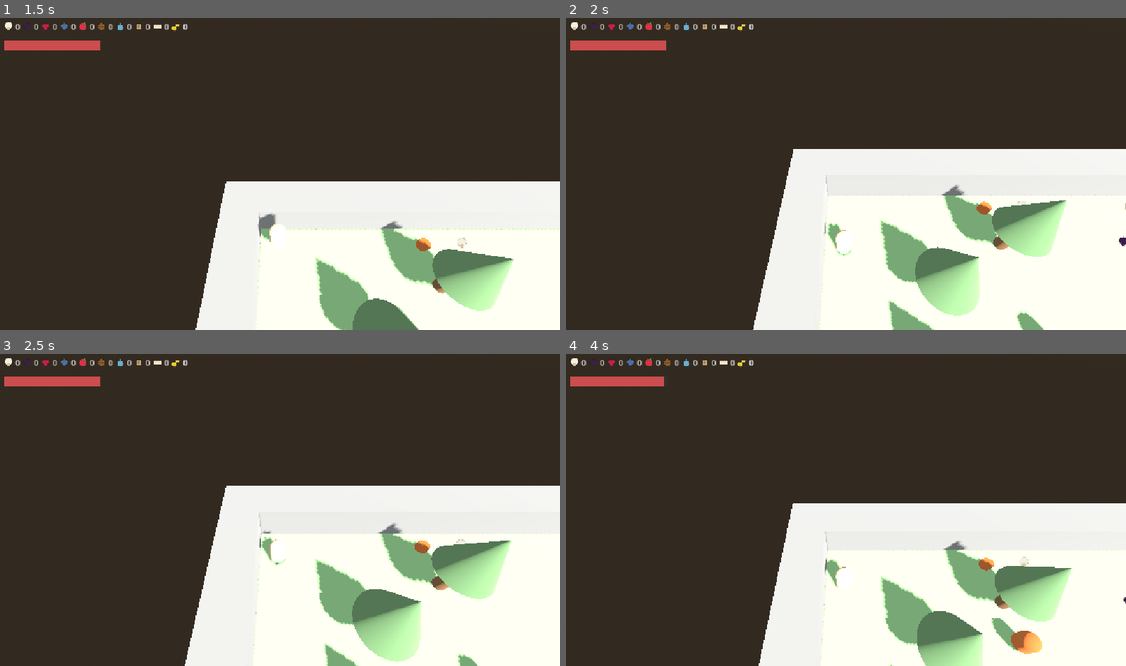
Above: before the commit, frames 1-4 (two rows, left to right).
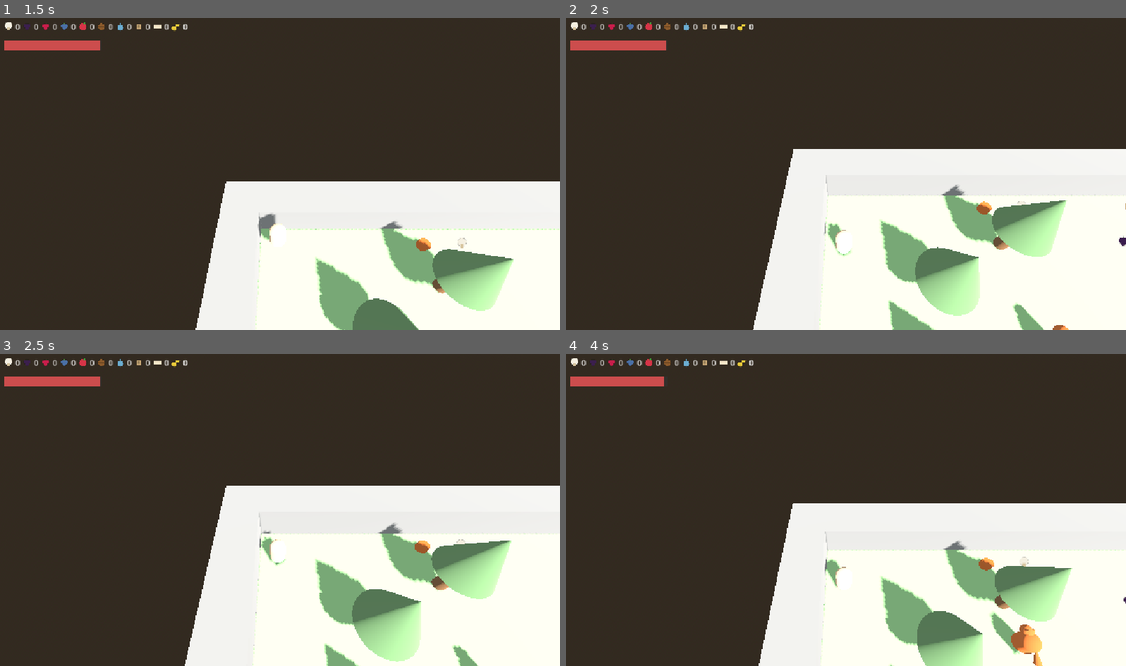
Above: after the commit, the same moments.

Repository: sirdik/zola-game-1
Game: Godot game, scene res://game/world/Forest.tscn
Two runs of this game, one before a commit and one after it. Both use one fixed random seed, a clock stepped at 60 frames per second and the inputs below.
Inputs:
- Up to frame 1 (1.5 s): tap Enter (p1_action) at 0.5, 0.6, 1.35 s; hold Up (p1_move_forward) 0.53-1.28 s; tap Space (p1_jump) at 0.77 s; hold Down (p1_move_back) from 1.28 s (still down)
- Up to frame 2 (2 s): keep holding Down (p1_move_back); tap Space (p1_jump) at 1.52 s
- Up to frame 3 (2.5 s): release Down (p1_move_back) at 2.03 s; hold Up (p1_move_forward) from 2.03 s (still down); tap Enter (p1_action) at 2.1 s
- Up to frame 4 (4 s): tap Enter (p1_action) at 2.85, 3.6 s; tap Space (p1_jump) at 3.02, 3.77 s; release Up (p1_move_forward) at 3.53 s; hold Down (p1_move_back) from 3.53 s (still down)

Frame 1 is identical in both runs. In frame 2, 0.1% of the frame differs, in the area x 79-90%, y 91-100%; in frame 3, less than 0.1%; in frame 4, 0.2%, in the area x 75-86%, y 82-100%.

Commit message:
Give animals distinguishing shapes and make petting restore energy
Each animal now has a head plus a species feature built from simple
primitives (level_loader.gd's _spawn_animal, driven by a new "shape"
field in data/animals.json): fox gets pointed ears and a tail, wolf
gets bigger ears, deer gets ears and antlers, bear gets round ears and
a bigger head. Unset/unknown shapes still get a plain head, matching
the project's defensive-default convention.

Petting a friendly animal now restores energy as if the player ate
mushroom soup — animal.gd looks up "mushroom_soup" from the Recipes
autoload (falling back to a fixed value if that recipe is ever
renamed/removed) rather than hardcoding the amount, so it stays in
sync with recipe tuning.

Co-Authored-By: Claude Sonnet 5 <noreply@anthropic.com>
Claude-Session: https://claude.ai/code/session_014rTmxJaND9vaABnW6Byv9U

Diff:
--- a/data/animals.json
+++ b/data/animals.json
@@ -1,8 +1,8 @@
 {
   "animals": [
-    { "id": "fox", "name": "Liška", "map_char": "x", "color": "#E07A3E", "aggressive": false, "move_speed": 1.5, "wander_radius": 4.0, "notice_radius": 4.0, "pet_radius": 1.5 },
-    { "id": "wolf", "name": "Vlk", "map_char": "w", "color": "#6E6E6E", "aggressive": false, "move_speed": 1.5, "wander_radius": 4.0, "notice_radius": 4.0, "pet_radius": 1.5 },
-    { "id": "deer", "name": "Srnka", "map_char": "d", "color": "#A9754F", "aggressive": false, "move_speed": 1.8, "wander_radius": 5.0, "notice_radius": 5.0, "pet_radius": 1.5 },
-    { "id": "bear", "name": "Medvěd", "map_char": "B", "color": "#5C4028", "aggressive": true, "move_speed": 1.2, "w …(239 unchanged characters)…
+    { "id": "fox", "name": "Liška", "map_char": "x", "color": "#E07A3E", "shape": "fox", "aggressive": false, "move_speed": 1.5, "wander_radius": 4.0, "notice_radius": 4.0, "pet_radius": 1.5 },
+    { "id": "wolf", "name": "Vlk", "map_char": "w", "color": "#6E6E6E", "shape": "wolf", "aggressive": false, "move_speed": 1.5, "wander_radius": 4.0, "notice_radius": 4.0, "pet_radius": 1.5 },
+    { "id": "deer", "name": "Srnka", "map_char": "d", "color": "#A9754F", "shape": "deer", "aggressive": false, "move_speed": 1.8, "wander_radius": 5.0, "notice_radius": 5.0, "pet_radius": 1.5 },
+    { "id": "bear", "name": "Medvěd", "map_char": "B", "color": "#5C4028", "shape": "bear", "aggressive": true, "move_speed": 1.2, "w …(239 unchanged characters)…
   ]
 }
--- a/game/animals/animal.gd
+++ b/game/animals/animal.gd
@@ -10,6 +10,8 @@
 const HOP_SCALE := Vector3(1.2, 0.8, 1.2)
 const CALM_TIME := 5.0
 const PET_COOLDOWN := 0.4
+const PET_ENERGY_RECIPE := "mushroom_soup"
+const PET_ENERGY_FALLBACK := 40.0
 
 var animal_id: String = ""
 var aggressive: bool = false
@@ -159,6 +161,7 @@
 	if _distance_to_player() <= pet_radius and _pet_cooldown <= 0.0 and not Game.ui_blocking and Input.is_action_just_pressed("p1_action"):
 		_play_pet_effect()
 		_pet_cooldown = PET_COOLDOWN
+		Game.restore(Recipes.get_by_id(PET_ENERGY_RECIPE).get("energy_cooked", PET_ENERGY_FALLBACK))
 
 func _play_pet_effect() -> void:
 	var hop := create_tween()
--- a/game/world/level_loader.gd
+++ b/game/world/level_loader.gd
@@ -286,10 +286,13 @@
 	mesh_instance.name = "Mesh"
 	mesh_instance.mesh = mesh
 	mesh_instance.position = Vector3(0, 0.6, 0)
-	var material := StandardMaterial3D.new()
-	material.albedo_color = Color.html(animal_data["color"])
+	var color := Color.html(animal_data["color"])
+	var material := StandardMaterial3D.new()
+	material.albedo_color = color
 	mesh_instance.material_override = material
 	animal.add_child(mesh_instance)
+
+	_add_animal_features(animal, animal_data.get("shape", "generic"), color)
 
 	var nav_agent := NavigationAgent3D.new()
 	nav_agent.name = "NavigationAgent3D"
@@ -314,6 +317,80 @@
 
 	add_child(animal)
 
+func _add_animal_features(animal: CharacterBody3D, shape_name: String, color: Color) -> void:
+	var material := StandardMaterial3D.new()
+	material.albedo_color = color
+
+	var head_radius := 0.32 if shape_name == "bear" else 0.24
+	var head_mesh := SphereMesh.new()
+	head_mesh.radius = head_radius
+	head_mesh.height = head_radius * 2.0
+	var head := MeshInstance3D.new()
+	head.mesh = head_mesh
+	head.position = Vector3(0, 1.0, -0.35)
+	head.material_override = material
+	animal.add_child(head)
+
+	match shape_name:
+		"fox":
+			_add_cone_ears(animal, material, 0.08, 0.16)
+			_add_tail(animal, material)
+		"wolf":
+			_add_cone_ears(animal, material, 0.09, 0.2)
+		"deer":
+			_add_cone_ears(animal, material, 0.06, 0.14)
+			_add_antlers(animal, material)
+		"bear":
+			_add_round_ears(animal, material)
+
+func _add_cone_ears(animal: CharacterBody3D, material: StandardMaterial3D, radius: float, height: float) -> void:
+	for side in [-1.0, 1.0]:
+		var ear_mesh := CylinderMesh.new()
+		ear_mesh.top_radius = 0.0
+		ear_mesh.bottom_radius = radius
+		ear_mesh.height = height
+		var ear := MeshInstance3D.new()
+		ear.mesh = ear_mesh
+		ear.position = Vector3(side * 0.13, 1.22, -0.35)
+		ear.material_override = material
+		animal.add_child(ear)
+
+func _add_round_ears(animal: CharacterBody3D, material: StandardMaterial3D) -> void:
+	for side in [-1.0, 1.0]:
+		var ear_mesh := SphereMesh.new()
+		ear_mesh.radius = 0.1
+		ear_mesh.height = 0.2
+		var ear := MeshInstance3D.new()
+		ear.mesh = ear_mesh
+		ear.position = Vector3(side * 0.22, 1.18, -0.3)
+		ear.material_override = material
+		animal.add_child(ear)
+
+func _add_tail(animal: CharacterBody3D, material: StandardMaterial3D) -> void:
+	var tail_mesh := CylinderMesh.new()
+	tail_mesh.top_radius = 0.04
+	tail_mesh.bottom_radius = 0.14
+	tail_mesh.height = 0.5
+	var tail := MeshInstance3D.new()
+	tail.mesh = tail_mesh
+	tail.position = Vector3(0, 0.75, 0.55)
+	tail.rotation = Vector3(deg_to_rad(-55.0), 0.0, 0.0)
+	tail.material_override = material
+	animal.add_child(tail)
+
+func _add_antlers(animal: CharacterBody3D, material: StandardMaterial3D) -> void:
+	for side in [-1.0, 1.0]:
+		var antler_mesh := CylinderMesh.new()
+		antler_mesh.top_radius = 0.0
+		antler_mesh.bottom_radius = 0.04
+		antler_mesh.height = 0.35
+		var antler := MeshInstance3D.new()
+		antler.mesh = antler_mesh
+		antler.position = Vector3(side * 0.15, 1.3, -0.35)
+		antler.rotation = Vector3(0.0, 0.0, deg_to_rad(side * -20.0))
+		antler.material_override = material
+		animal.add_child(antler)
+
 func _spawn_unknown(pos: Vector3, ch: String, row: int, col: int) -> void:
 	push_warning("level_loader: unknown map character '%s' at row %d, col %d" % [ch, row, col])
 	var mesh := BoxMesh.new()
Not shown, added: game/theme/icon_generator.gd.uid
